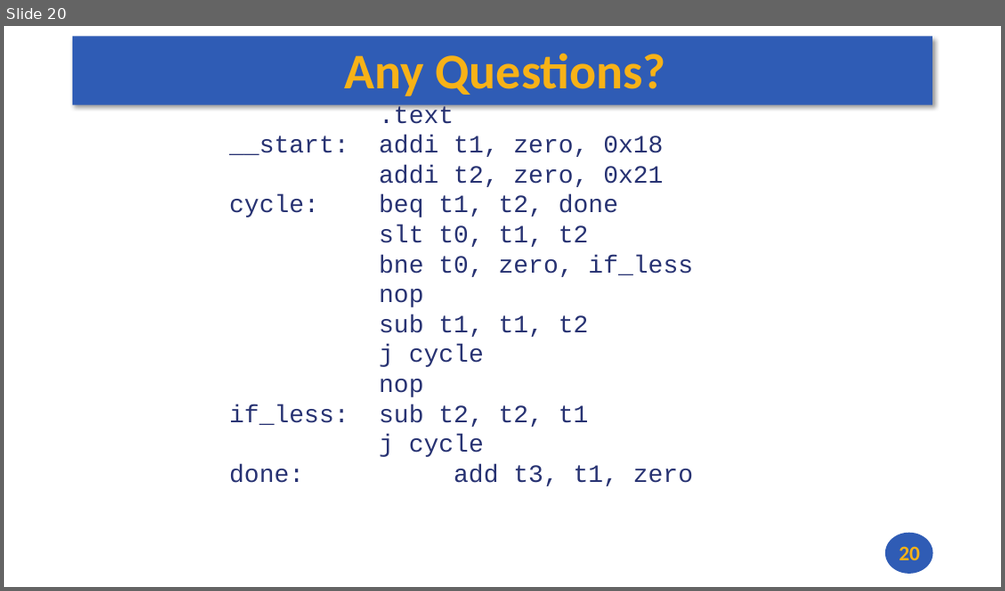
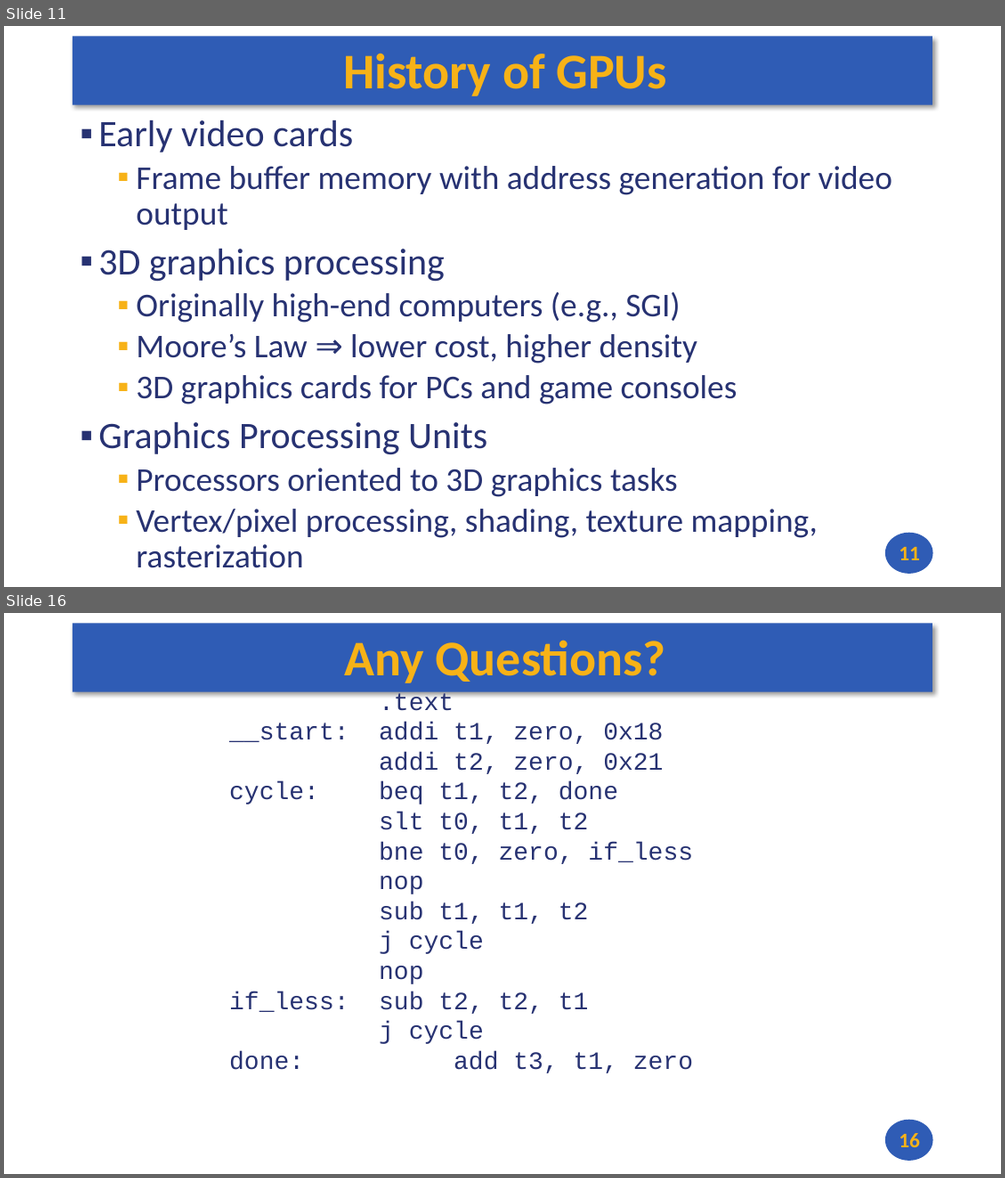
Before and after one commit to andrewt0301/hse-acos-course, a slide deck: docs/part1ca/13_DLP/CA_Lecture_13.pptx. Shown one above the other, each under a label of ours: slide 20 before the commit, slides 11 and 16 after it; the slides between them are not shown. The pictures are 1005x591 and 1005x1178 pixels, drawn with LibreOffice and Linux fonts; fonts in the diff are those of the drawing. Boxes give left, top, right and bottom in pixels: in the first picture for what was removed or moved away, otherwise in the second. Text is boxed around its words. In the diff, an @@ line names an element or a change of style, - is before the commit and + after.

```diff
--- a/docs/part1ca/13_DLP/CA_Lecture_13.pptx
+++ b/docs/part1ca/13_DLP/CA_Lecture_13.pptx
@@ slide 11 added at bbox=[4, 26, 1001, 587], background #FFFFFF; not listed: 2 template elements that a slide beside it also shows @@
@@ title added at bbox=[343, 53, 667, 96], 48 pt, text #F7B217, bold @@
+History of GPUs
@@ text added at bbox=[98, 120, 892, 568], 32 pt, text #273272 @@
+▪ Early video cards
+  ▪ Frame buffer memory with address generation for video output
+▪ 3D graphics processing
+  ▪ Originally high-end computers (e.g., SGI)
+  ▪ Moore’s Law ⇒ lower cost, higher density
+  ▪ 3D graphics cards for PCs and game consoles
+▪ Graphics Processing Units
+  ▪ Processors oriented to 3D graphics tasks
+  ▪ Vertex/pixel processing, shading, texture mapping, rasterization
@@ page number added at bbox=[898, 547, 920, 560], 20 pt, text #F7B217, bold @@
+11
@@ what was slide 20 is now slide 16 @@
@@ page number at bbox=[898, 1133, 920, 1147]: text changed @@
-20
+16
```
Also in this commit, not shown: 1 slide changed, 13 other slides added, 18 slides removed, 1 other file.
